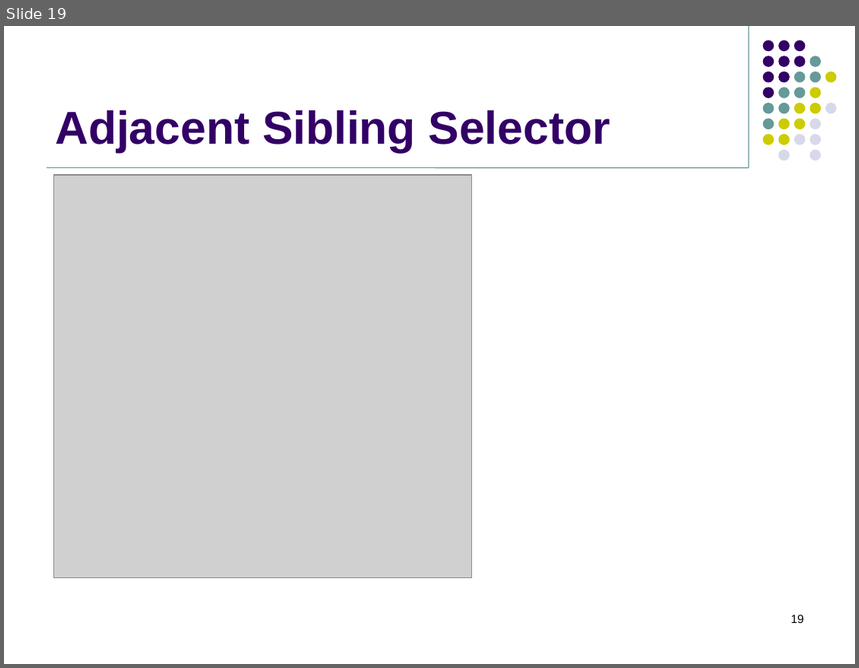
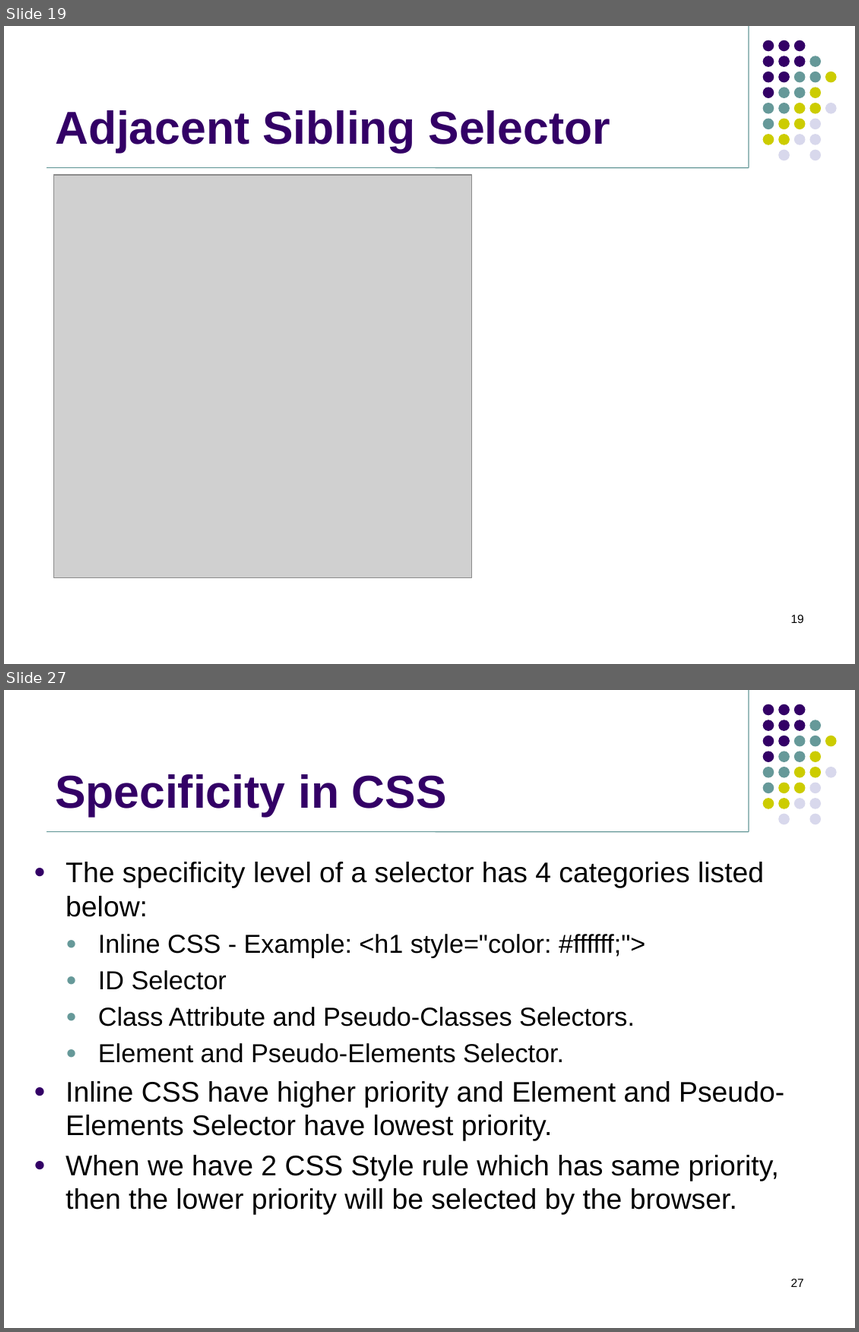
Before and after one commit to jasdhiratrevature/TrainingSlides, a slide deck: HTML/03_CSS_Selectors.pptx. Shown one above the other, each under a label of ours: slide 19 before the commit, slides 19 and 27 after it; the slides between them are not shown. The pictures are 859x668 and 859x1332 pixels, drawn with LibreOffice and Linux fonts; fonts in the diff are those of the drawing; grey boxes stand for pictures; background and template pictures are left out. Boxes give left, top, right and bottom in pixels: in the first picture for what was removed or moved away, otherwise in the second. Text is boxed around its words. In the diff, an @@ line names an element or a change of style, - is before the commit and + after.

```diff
--- a/HTML/03_CSS_Selectors.pptx
+++ b/HTML/03_CSS_Selectors.pptx
@@ slide 27 added at (4, 690, 855, 1328), background #FFFFFF; not listed: 33 template elements that a slide beside it also shows @@
@@ title added at (55, 774, 447, 817), 39 pt, text #330066, bold @@
+Specificity in CSS
@@ text added at (66, 862, 785, 1215), 24 pt, text #000000 @@
+● The specificity level of a selector has 4 categories listed below:
+  ● Inline CSS - Example: <h1 style="color: #ffffff;">
+  ● ID Selector
+  ● Class Attribute and Pseudo-Classes Selectors.
+  ● Element and Pseudo-Elements Selector.
+● Inline CSS have higher priority and Element and Pseudo-Elements Selector have lowest priority.
+● When we have 2 CSS Style rule which has same priority, then the lower priority will be selected by the browser.
@@ page number added at (791, 1279, 804, 1287), 10 pt, text #000000 @@
+27
```
Also in this commit, not shown: 2 slides changed, 7 other slides added.
